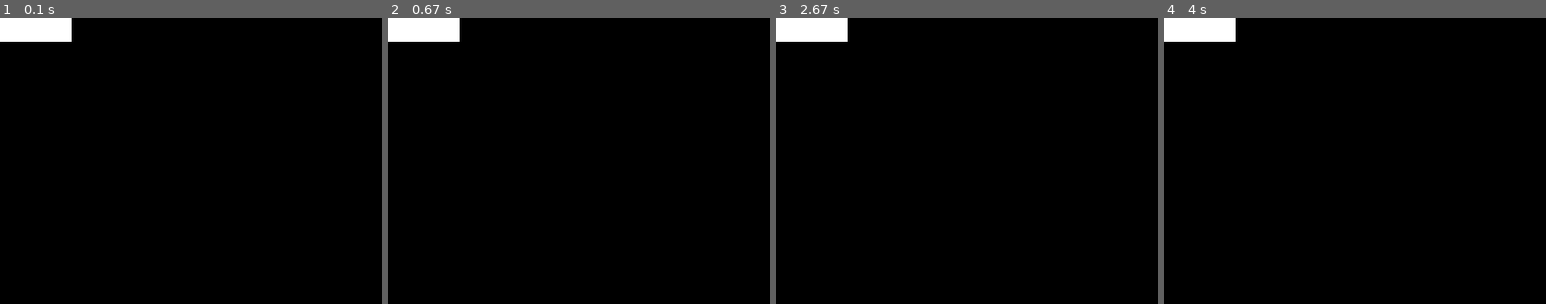
Above: before the commit, frames 1-4 (left to right).
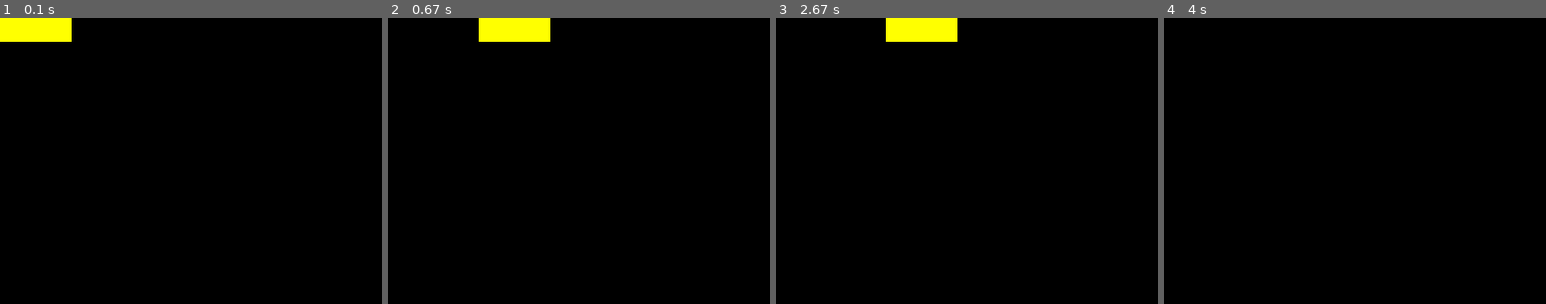
Above: after the commit, the same moments.

Repository: macardinale4/BlackJack
Game: pygame game, started from FirstGame.py
The game is run twice, just before and just after one commit, with the same random seed, the same clock (stepped at 60 frames per second) and the same inputs.
Inputs:
- Up to frame 1 (0.1 s): no input
- Up to frame 2 (0.67 s): hold Right from 0.33 s (still down)
- Up to frame 3 (2.67 s): release Right at 0.8 s; hold Up 0.83-1.13 s; hold Down 2.23-2.53 s; hold Left from 2.57 s (still down)
- Up to frame 4 (4 s): release Left at 2.97 s; hold Up 3-3.37 s
The pictures show only the part of the screen within x 0-50%, y 0-50%; the shares and areas given below are measured in that part.

The runs differ from the first frame. In frame 1, 1.6% of the frame differs, in the area x 0-19%, y 0-9%; in frame 2, 3.1%, in the area x 0-43%, y 0-9%; in frame 3, 3.1%; in frame 4, 1.6%.

Commit message:
Fixed broken code with skills learned from other tutorial

Diff:
--- a/FirstGame.py
+++ b/FirstGame.py
@@ -24,11 +24,12 @@
     def __init__(self):
         super(Player, self).__init__()
         self.surf = pygame.Surface((75, 25))
-        self.surf.fill((255, 255, 255))
+        self.surf.fill((255, 255, 0))
         self.rect = self.surf.get_rect()
 
 # Move the sprite based on user keypresses
-def update(self, pressed_keys):
+def updated(self, pressed_keys):
+    #print("YO")
     if pressed_keys[K_UP]:
         self.rect.move_ip(0, -5)
     if pressed_keys[K_DOWN]:
@@ -56,25 +57,31 @@
     # for loop through the event queue
     for event in pygame.event.get():
         # Check for KEYDOWN event
-        if event.type == KEYDOWN:
-            # If the Esc key is pressed, then exit the main loop
-            if event.key == K_ESCAPE:
-                running = False
+        #if event.key == K_ESCAPE:
+                #running = False
+        if event.type == QUIT:
+            running = False
         # Check for QUIT event. If QUIT, then set running to false.
-        elif event.type == QUIT:
-            running = False
-    # Get all the keys currently pressed
-    #pressed_keys = pygame.key.get_pressed()
-    pressed_keys = [K_DOWN]
 
-    # Update the player sprite based on user keypresses
-    player.update(pressed_keys)
-
-    # Fill the screen with black
+        # Get all the keys currently pressed
+        # Fill the screen with black
     screen.fill((0, 0, 0))
 
-    # Draw the player on the screen
+        # Draw the player on the screen
     screen.blit(player.surf, player.rect)
 
-    # Update the display
-    pygame.display.flip()
+    pressed_keys = pygame.key.get_pressed()
+    #if pressed_keys[pygame.K_LEFT]: #LEFT ARROW
+        #print("sugma")
+    updated(player, pressed_keys)
+
+
+        #pressed_keys = pygame.key.get_pressed()
+        #pressed_keys = [K_DOWN]
+
+        # Update the player sprite based on user keypresses
+        #player.update(pressed_keys)
+
+
+        # Update the display
+    pygame.display.update()
